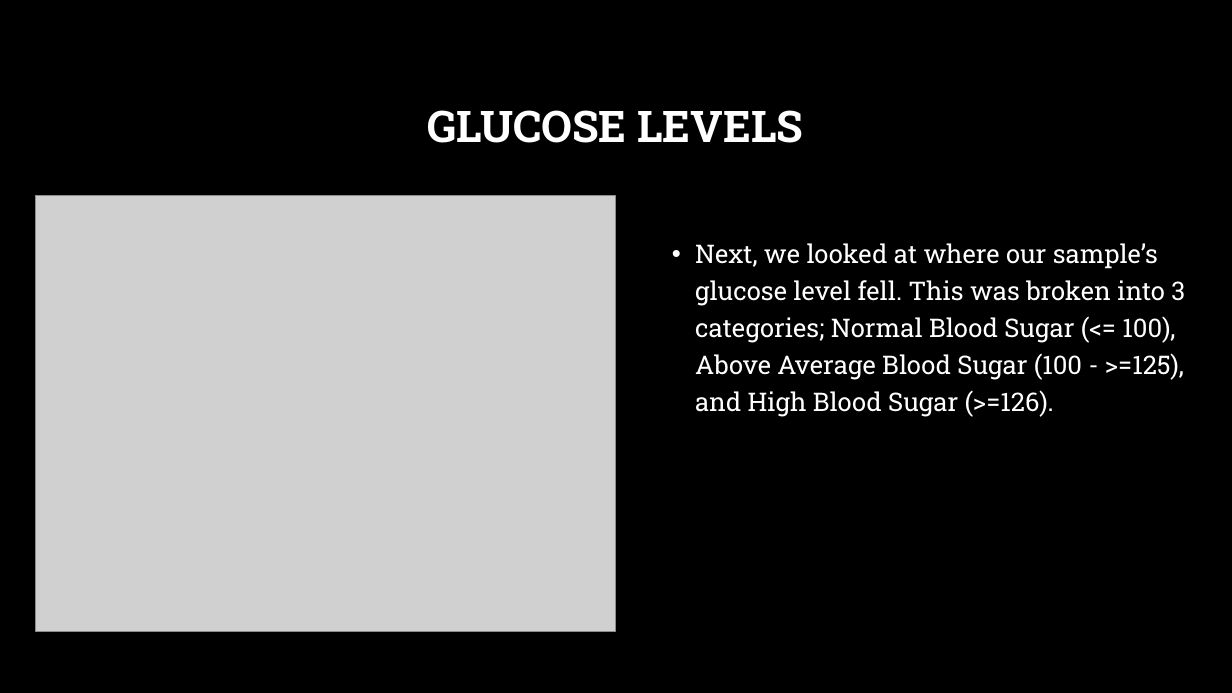
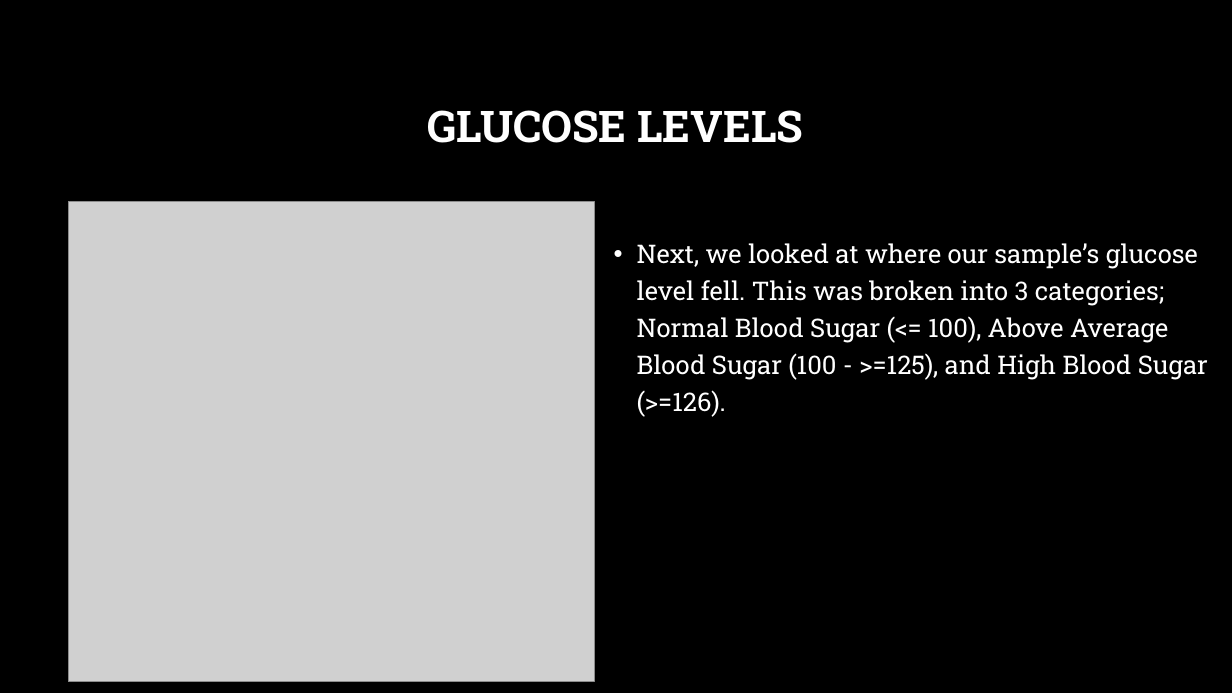
Before and after one commit to acollawn/Project_4, a slide deck: slide 11 of Predicting Diabetes Presentation.pptx. Drawn at 1232x693 pixels with LibreOffice and Linux fonts; fonts in the diff are those of the drawing; grey boxes stand for pictures; background and template pictures are left out. Boxes give left, top, right and bottom in pixels: in the first picture for what was removed or moved away, otherwise in the second. Text is boxed around its words. In the diff, an @@ line names an element or a change of style, - is before the commit and + after.

```diff
--- a/Predicting Diabetes Presentation.pptx
+++ b/Predicting Diabetes Presentation.pptx
@@ picture: place and size @@
-picture at (35, 196, 616, 632)
+picture at (68, 201, 594, 682)
@@ text "Next, we looked at where ..." rewrapped from (695, 243, 1185, 417) to (637, 243, 1208, 417) @@
```
Also in this commit, not shown: 10 other slides changed.
